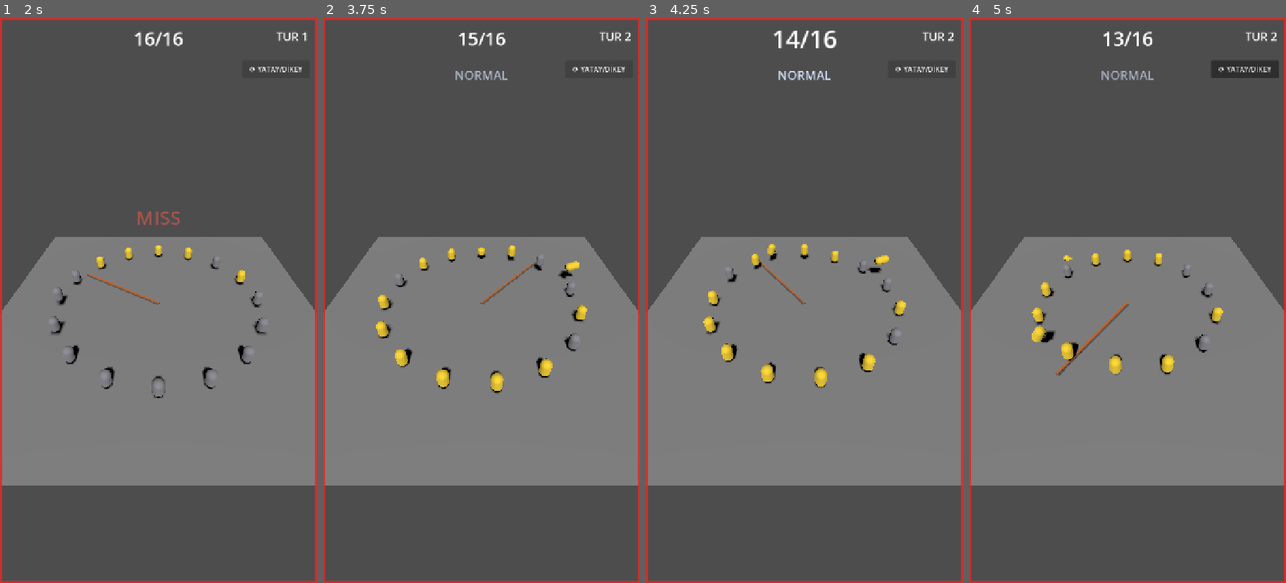
Above: before the commit, frames 1-4 (left to right).
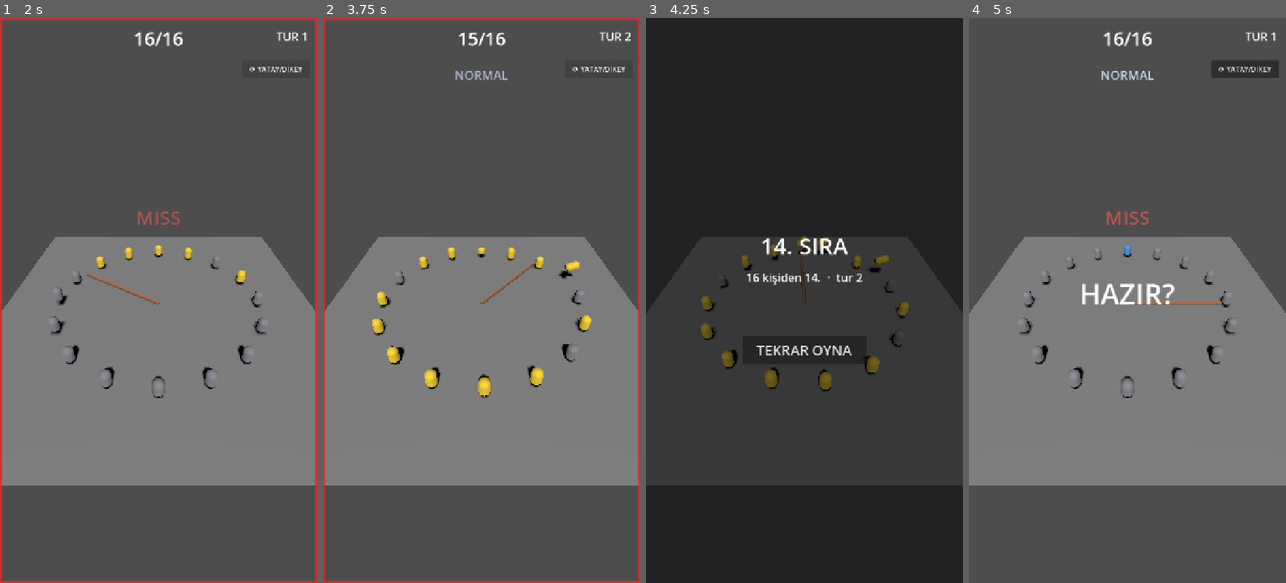
Above: after the commit, the same moments.

Repository: SametCanMavzer/loop-out
Game: Godot game, scene res://scenes/main.tscn
Same seed, same stepped clock (60 frames per second), same inputs: the game is played once before the commit and once after it.
Inputs (mouse positions are in pixels of both pictures, inside the frame that each line leads up to):
- Up to frame 1 (2 s): click "⟳ YATAY/DİKEY" at 0.5 s; click "⟳ YATAY/DİKEY" at 1.25 s
- Up to frame 2 (3.75 s): click "⟳ YATAY/DİKEY" at 2 s; tap Enter at 2.75 s; tap Space (jump) at 2.85, 3.02, 3.32 s; tap S (duck) at 3.6 s
- Up to frame 3 (4.25 s): tap Space (jump) at 3.77, 3.8, 4.07 s
- Up to frame 4 (5 s): click (1127, 351) at 4.25 s, where only the run after the commit has a clickable "TEKRAR OYNA"

Frame 1 is identical in both runs. In frame 2, 1.8% of the frame differs, in the area x 15-85%, y 40-68%; in frame 3, 100%, in the area x 0-100%, y 0-100%; in frame 4, 5.1%.

Commit message:
fix: reassignment no longer suspends crossings (free-round bug) + bot curve tuning
Samet found: missed two rounds in a row but was not eliminated. Cause: after an
elimination, crossings were suspended for SHRINK_S while jumpers were repositioned,
so a sweep that fell inside that window was skipped entirely - a free round.

Now the logical angle_pos itself lerps over SHRINK_S (ArenaView reads the same angle,
so visuals stay in sync) and crossings run uninterrupted; fairness is preserved because
the rope resolves whoever it is actually over. Ring radius lerps too.

Verified: idle player is now eliminated on round 2 in all seeds (was 2-3).
Bot sigma growth softened to keep the roster curve on target after the change:
round 5/12/19/29 = 13.1/7.9/6.1/4.1 alive (target 13/9/6/3), game ends ~round 29.

Co-Authored-By: Claude Opus 4.8 <noreply@anthropic.com>

Diff:
--- a/data/archetypes/acemi.tres
+++ b/data/archetypes/acemi.tres
@@ -6,8 +6,8 @@
 script = ExtResource("1")
 id = &"acemi"
 reaction_mean_ms = -150.0
-reaction_std_base_ms = 60
-std_round_slope = 3
+reaction_std_base_ms = 52
+std_round_slope = 1.6
 telegraph_fail_prob = 0.0
 quirk = 0
 exit_from = 3
--- a/data/archetypes/kopyaci.tres
+++ b/data/archetypes/kopyaci.tres
@@ -6,8 +6,8 @@
 script = ExtResource("1")
 id = &"kopyaci"
 reaction_mean_ms = -150.0
-reaction_std_base_ms = 64
-std_round_slope = 2.5
+reaction_std_base_ms = 56
+std_round_slope = 1.2
 telegraph_fail_prob = 0.0
 quirk = 2
 exit_from = 0
--- a/data/archetypes/panikci.tres
+++ b/data/archetypes/panikci.tres
@@ -6,8 +6,8 @@
 script = ExtResource("1")
 id = &"panikci"
 reaction_mean_ms = -150.0
-reaction_std_base_ms = 48
-std_round_slope = 2.5
+reaction_std_base_ms = 42
+std_round_slope = 1.2
 telegraph_fail_prob = 0.6
 quirk = 0
 exit_from = 0
--- a/data/archetypes/saglam.tres
+++ b/data/archetypes/saglam.tres
@@ -6,8 +6,8 @@
 script = ExtResource("1")
 id = &"saglam"
 reaction_mean_ms = -150.0
-reaction_std_base_ms = 30
-std_round_slope = 1
+reaction_std_base_ms = 26
+std_round_slope = 0.5
 telegraph_fail_prob = 0.0
 quirk = 0
 exit_from = 0
--- a/data/archetypes/sovcu.tres
+++ b/data/archetypes/sovcu.tres
@@ -6,8 +6,8 @@
 script = ExtResource("1")
 id = &"sovcu"
 reaction_mean_ms = -150.0
-reaction_std_base_ms = 42
-std_round_slope = 2
+reaction_std_base_ms = 36
+std_round_slope = 1
 telegraph_fail_prob = 0.0
 quirk = 1
 exit_from = 0
--- a/scripts/core/arena_controller.gd
+++ b/scripts/core/arena_controller.gd
@@ -28,7 +28,14 @@
 var _input_queue: InputQueue
 var _r_min := 2.2
 var _r_max := 9.0
-var _suspend_ticks := 0                # yeniden dizilim sırasında crossing askıda (§4.4), TICK tabanlı
+# Yeniden dizilim (§4.4): crossing ASKIYA ALINMAZ — mantıksal açı da görselle birlikte kayar.
+# (Askı modeli bir turu "bedava" geçiriyordu: ip askı penceresinde geçen jumper'ı hiç çözmüyordu.)
+var _reassign_from := {}               # id -> başlangıç açısı
+var _reassign_to := {}                 # id -> hedef açı
+var _reassign_left := 0
+var _reassign_total := 0
+var _radius_from := 9.0
+var _radius_to := 9.0
 var _pending_elim: Array = []
 var _running := false
 var _placement: int = 0                # oyuncunun sıralaması (elendiğinde yazılır)
@@ -105,7 +112,9 @@
 	round_no = 1
 	perfect_combo = 0
 	_placement = 0
-	_suspend_ticks = 0
+	_reassign_left = 0
+	_reassign_from.clear()
+	_reassign_to.clear()
 	_pending_elim.clear()
 	if _input_queue != null:
 		_input_queue.clear()   # sonuç ekranında basılan tuşlar yeni tura sızmasın
@@ -195,9 +204,7 @@
 		return
 	clock.advance()
 	var t := clock.current_tick
-	if _suspend_ticks > 0:
-		_suspend_ticks -= 1
-	var suspended := _suspend_ticks > 0
+	_advance_reassign()
 
 	# Tur ilerlemesi: ip tam tur attıkça (GDD §4.2 zorluk eğrisi + §3.2 af sayacı bununla senkron).
 	if rope.turns + 1 != round_no:
@@ -209,18 +216,16 @@
 		round_advanced.emit(round_no)
 
 	# Davranış seçimi → telegraf'la kuyruğa (§4.2)
-	if not suspended:
-		var beh := _director.tick(t, round_no)
-		if beh != null:
-			rope.queue_behavior(beh, Config.ms_to_ticks(beh.telegraph_ms))
+	var beh := _director.tick(t, round_no)
+	if beh != null:
+		rope.queue_behavior(beh, Config.ms_to_ticks(beh.telegraph_ms))
 
 	for id in alive_ids:
 		_jumpers[id].tick(t)
 
 	var targets: Array = []
-	if not suspended:                        # ip her zaman döner, yalnız crossing askıda (§4.4)
-		for id in alive_ids:
-			targets.append(_jumpers[id])
+	for id in alive_ids:
+		targets.append(_jumpers[id])
 	rope.tick(t, Config.perfect_ms(round_no), Config.graze_ms(round_no), targets)
 
 	if not _pending_elim.is_empty():
@@ -317,22 +322,42 @@
 	return alive_ids.size() > 0 and alive_ids.size() <= SPECTATE_ALIVE_MAX
 
 
+## Eleme sonrası yeniden dizilim (§4.4). Açılar ANINDA değil, SHRINK_S boyunca tick tick kayar
+## (görsel ArenaView aynı angle_pos'u okuduğu için otomatik senkron). Crossing kesintisiz sürer:
+## ip o an kimin üstündeyse onu çözer → "bedava tur" oluşmaz, adalet de korunur.
 func _reassign() -> void:
 	var n := alive_ids.size()
 	if n == 0:
 		return
 	var pidx := alive_ids.find(PLAYER_ID)
-	ring_radius = Ring.radius_for(n, _r_min, _r_max)
 	var angles := Ring.distribute_angles(n, maxi(pidx, 0), PLAYER_ANGLE)
-	# Askı TICK tabanlı (§4.8: gameplay'de gerçek-zaman timer/tween YASAK — determinizm).
-	# Görsel geçiş ArenaView'da; burada yalnız crossing adaleti için askı süresi.
-	_suspend_ticks = Config.ms_to_ticks(SHRINK_S * 1000.0)
+	_reassign_from.clear()
+	_reassign_to.clear()
 	for i in n:
 		var id = alive_ids[i]
-		_jumpers[id].angle_pos = angles[i]
-		var src = _jumpers[id].input_source
-		if src is BotBrain:
-			src.reset_intent()
+		_reassign_from[id] = _jumpers[id].angle_pos
+		_reassign_to[id] = angles[i]
+	_radius_from = ring_radius
+	_radius_to = Ring.radius_for(n, _r_min, _r_max)
+	_reassign_total = maxi(Config.ms_to_ticks(SHRINK_S * 1000.0), 1)
+	_reassign_left = _reassign_total
+
+
+## Yeniden dizilim ilerlemesi (her tick). Bitince botlar niyetlerini tazeler.
+func _advance_reassign() -> void:
+	if _reassign_left <= 0:
+		return
+	_reassign_left -= 1
+	var f := 1.0 - float(_reassign_left) / float(_reassign_total)
+	for id in alive_ids:
+		if _reassign_to.has(id):
+			_jumpers[id].angle_pos = lerp_angle(_reassign_from[id], _reassign_to[id], f)
+	ring_radius = lerpf(_radius_from, _radius_to, f)
+	if _reassign_left == 0:
+		for id in alive_ids:
+			var src = _jumpers[id].input_source
+			if src is BotBrain:
+				src.reset_intent()   # konum oturdu → yeni geçiş için yeniden örnekle
 
 
 func jumper(id: int) -> Jumper:
Not shown, changed: STATE.md
